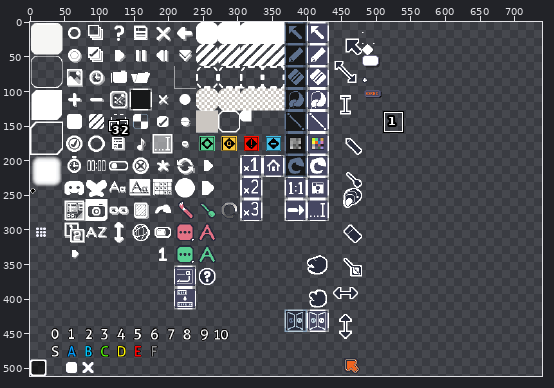
A sprite sheet gets an edit: assets/gui.png. Above, an overview of the earlier version with the close-up marked.
Close-up. First the earlier version:
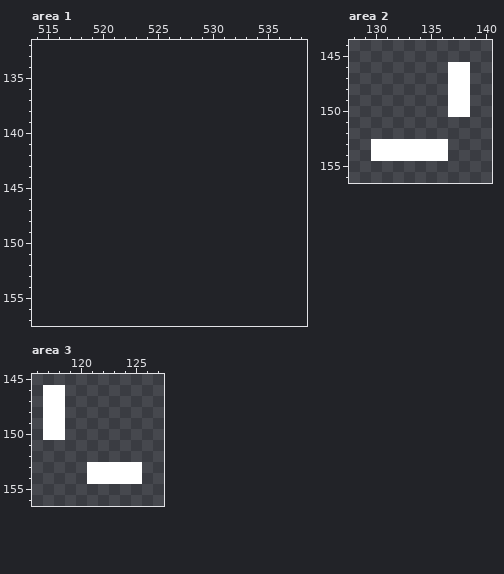
The file is 512x512 pixels. Pixels under 10% opacity are left out. Colours within 5 levels of each other are drawn and written as one. Shown: area 1: x 514..538, y 132..157; area 2: x 128..140, y 144..156; area 3: x 116..127, y 145..156. The old version is drawn lined up with the new one, on the new canvas. The wide view leaves out empty margins. The commit also changed other parts of the picture, which this record leaves out.
Now the later version:
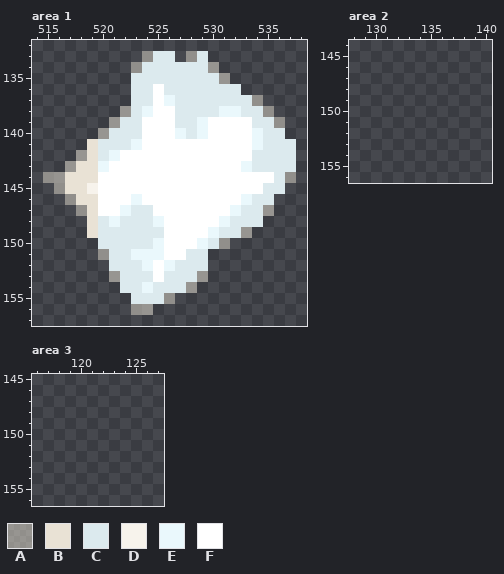
Palette (. is transparent): A #e9e2d57f  B #e9e2d5  C #dceaee  D #f7f3ec  E #eaf8fc  F #ffffff
Diff:
canvas 512x512 -> 1024x512
Area 1:
y 133: x 524..526 ... -> ACC; x 528..529 .. -> AC
y 134: x 523..530 ........ -> ACCCCCCA
y 135: x 523..531 ......... -> CCCCCCCCA
y 136: x 523..532 .......... -> CCFCCCCCCC
y 137: x 523..534 ............ -> CCFECCCCCCCA
y 138: x 522..535 .............. -> ACEFFCCCCEECCA
y 139: x 521..536 ................ -> ACCFFFCCEFFFFCCA
y 140: x 520..536 ................. -> ACCCFFFECEFFFFECC
y 141: x 519..537 ................... -> BCCCEFFFFFFFFFFECCC
y 142: x 518..537 .................... -> ABCEFFFFFFFFFFFFCCCC
y 143: x 517..537 ..................... -> ABBEFFFFFFFFFFFFECCCC
y 144: x 515..537 ....................... -> AABBBFFFFFFFFFFFFFFFFCA
y 145: x 516..536 ..................... -> ABBDFFFFFFFFFFFFFFFCC
y 146: x 517..535 ................... -> ABBFFFEFFFFFFFFFECC
y 147: x 518..535 .................. -> ABFFECCFFFFFFFECCA
y 148: x 519..534 ................ -> BCECCCEFFFFFECCC
y 149: x 519..533 ............... -> BCCCCCCFFFFECCA
y 150: x 520..531 ............ -> CCCCCEFFFECA
y 151: x 520..529 .......... -> ACCEEEFFCC
y 152: x 521..529 ......... -> CCCEFECCC
y 153: x 521..529 ......... -> ACCCFCCCA
y 154: x 522..528 ....... -> CCECCCA
y 155: x 523..526 .... -> CCCA
y 156: x 523..524 .. -> AA
Area 2:
y 146..150: x 137..138 FF -> ..
y 153..154: x 130..136 FFFFFFF -> .......
Area 3:
y 146..150: x 117..118 FF -> ..
y 153..154: x 121..125 FFFFF -> .....
Where, in picture pixels (left, top, right, bottom), the same in both close-ups:
added: (43, 51, 296, 315)
erased: (371, 62, 470, 161)
erased: (43, 385, 142, 484)
